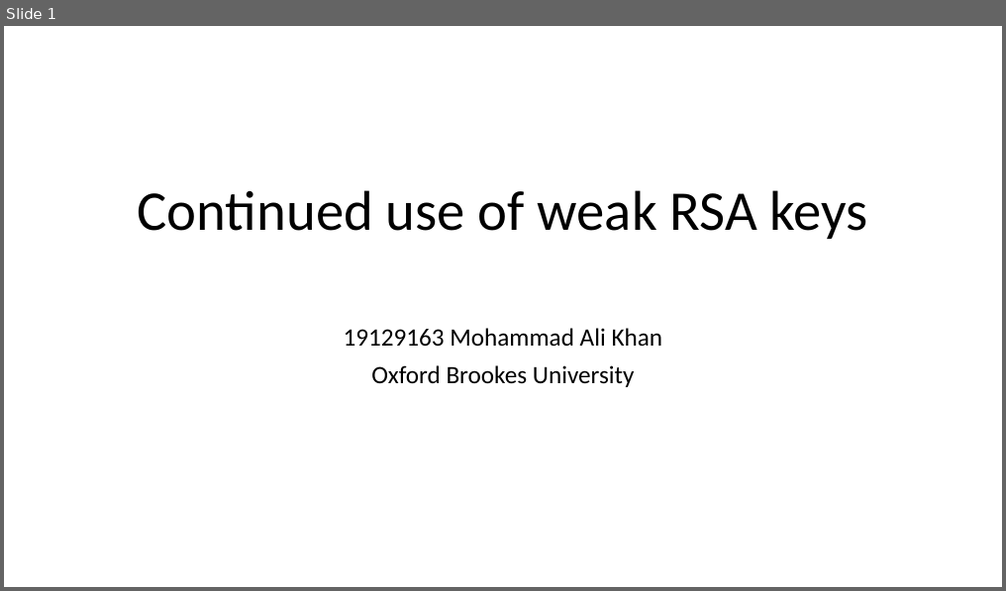
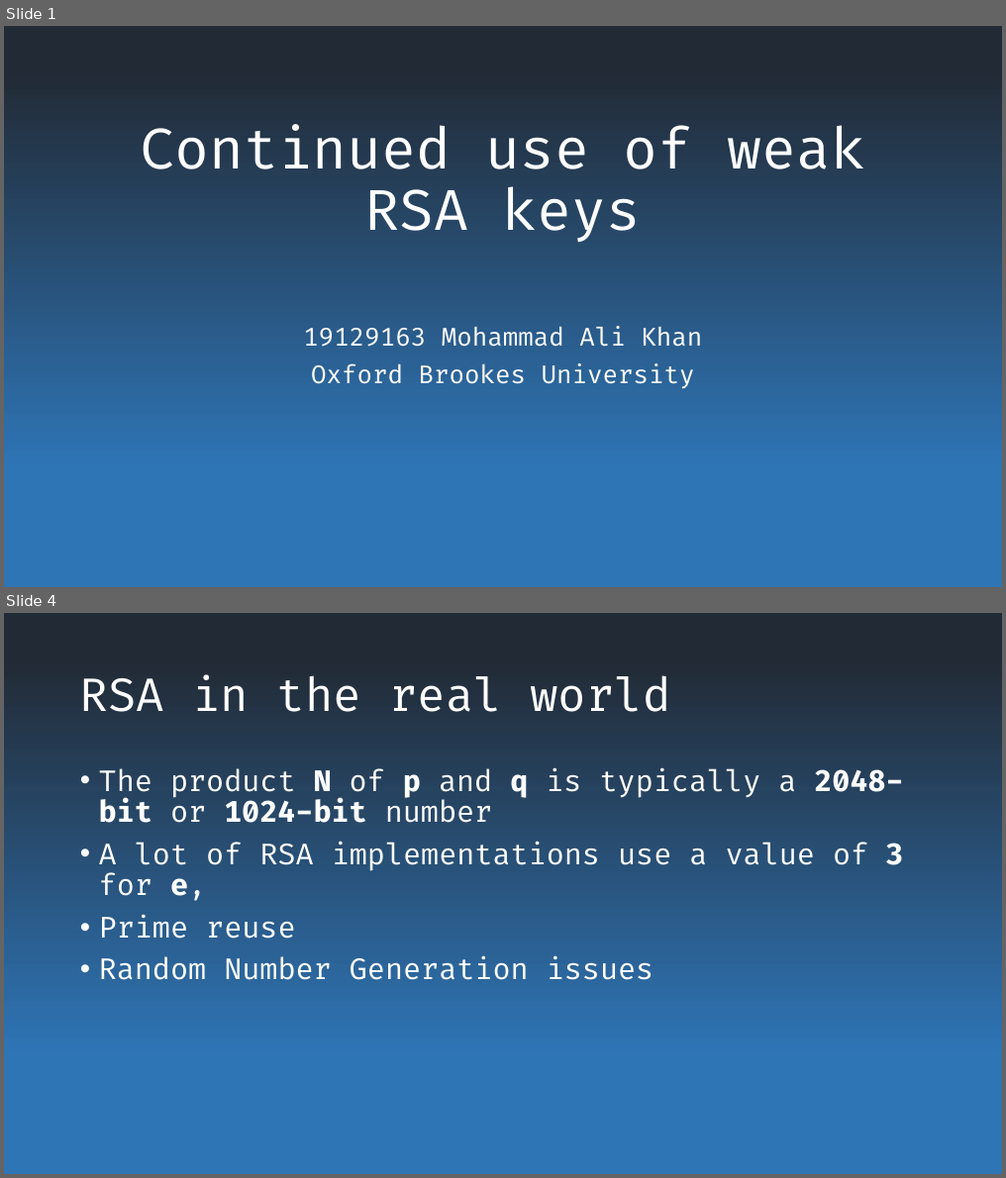
Before and after one commit to mhdl1991/19129163_TECH7009_repo, a slide deck: Continued use of weak RSA keys.pptx. Shown one above the other, each under a label of ours: slide 1 before the commit, slides 1 and 4 after it; the slides between them are not shown. The pictures are 1006x591 and 1006x1178 pixels, drawn with LibreOffice and Linux fonts; fonts in the diff are those of the drawing. Boxes give left, top, right and bottom in pixels: in the first picture for what was removed or moved away, otherwise in the second. Text is boxed around its words. In the diff, an @@ line names an element or a change of style, - is before the commit and + after.

```diff
--- a/Continued use of weak RSA keys.pptx
+++ b/Continued use of weak RSA keys.pptx
@@ slide 4 added at [4,613,1002,1174], background gradient #222A35 to #2E75B6 @@
@@ title added at [80,674,670,712], 44 pt, text #FFFFFF @@
+RSA in the real world
@@ text added at [99,767,904,980], 28 pt, text #FFFFFF @@
+• The product N of p and q is typically a 2048-bit or 1024-bit number
+• A lot of RSA implementations use a value of 3 for e,
+• Prime reuse
+• Random Number Generation issues
@@ slide 1 changed as well @@
@@ background #FFFFFF to gradient #222A35 to #2E75B6 @@
@@ title "Continued use of weak RSA ..." at [141,125,864,243]: font Calibri to Fira Code, text colour #000000 to #FFFFFF @@
@@ subtitle "19129163 Mohammad Ali Khan" at [303,326,702,389]: font Calibri to Fira Code, text colour #000000 to #FFFFFF @@
```
Also in this commit, not shown: 3 other slides added, 1 slide removed.
